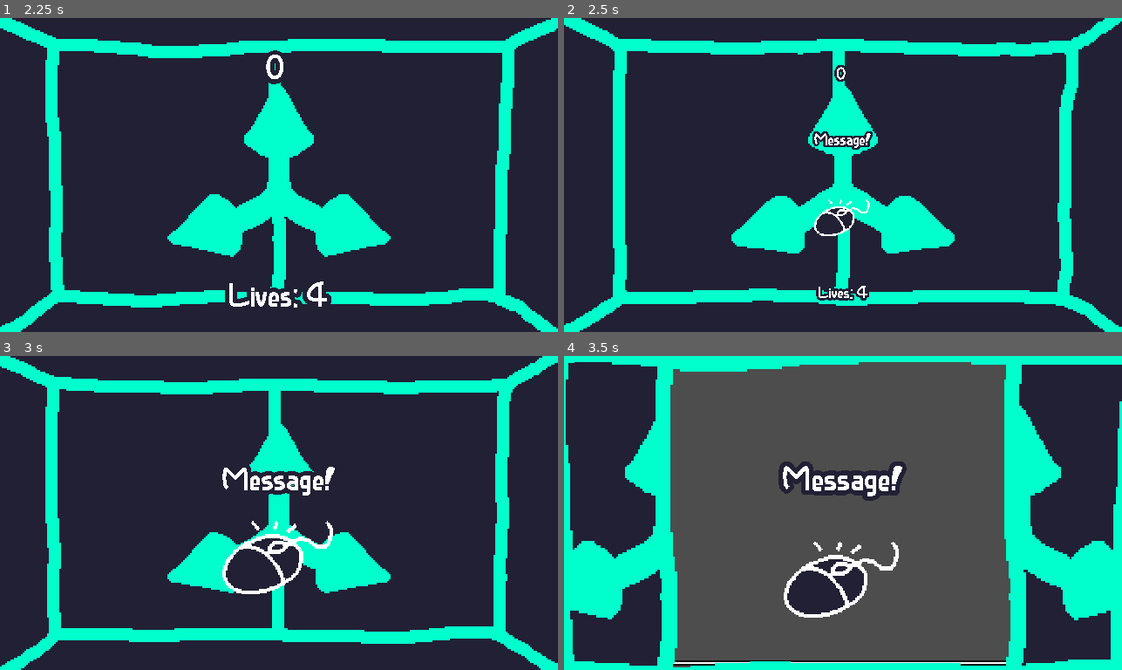
Above: before the commit, frames 1-4 (two rows, left to right).
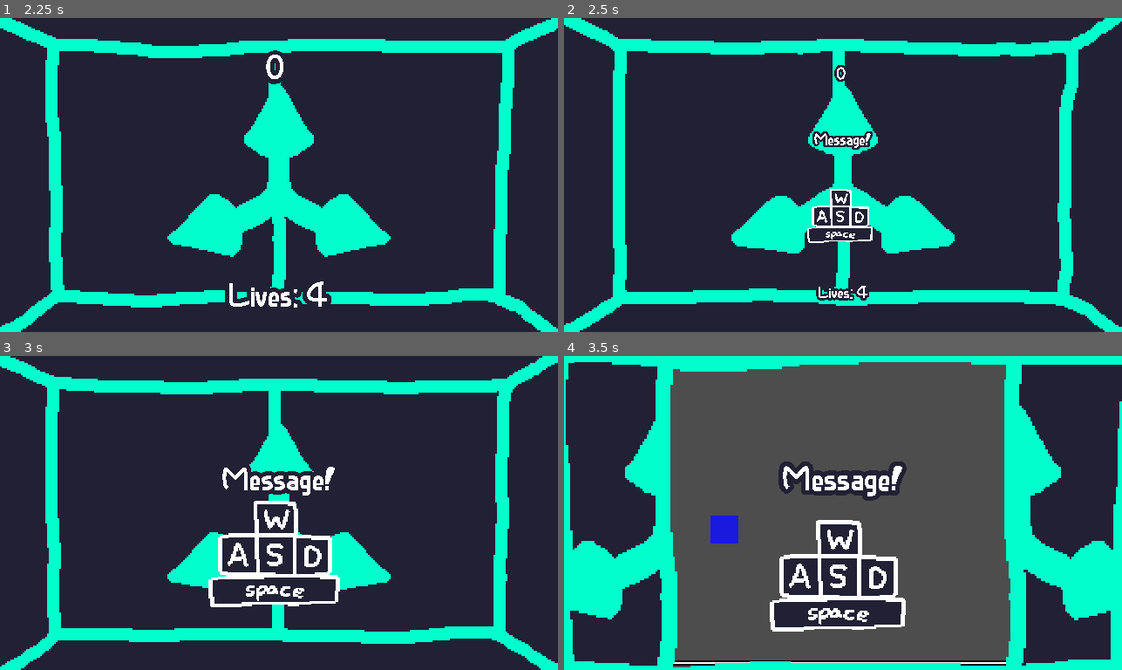
Above: after the commit, the same moments.

Repository: MuizHamzat/MicroGame
Game: Godot game, scene res://scenes/main/main.tscn
The game is run twice, just before and just after one commit, with the same random seed, the same clock (stepped at 60 frames per second) and the same inputs. Sound files missing from this copy of the repository are replaced by a short silence.
Inputs (mouse positions are in pixels of both pictures, inside the frame that each line leads up to):
- Up to frame 1 (2.25 s): click "Start" at 0.5 s; move the mouse to (401, 159) at 1.27 s; hold D (keyboard_right) 1.28-2.03 s; click (401, 159) at 1.42 s; move the mouse to (167, 190) at 2.02 s; hold S (keyboard_down) from 2.03 s (still down)
- Up to frame 2 (2.5 s): keep holding S (keyboard_down)
- Up to frame 3 (3 s): move the mouse to (334, 443) at 2.77 s; release S (keyboard_down) at 2.78 s; hold D (keyboard_right) from 2.78 s (still down)
- Up to frame 4 (3.5 s): keep holding D (keyboard_right)

Frame 1 is identical in both runs. In frame 2, 0.9% of the frame differs, in the area x 43-56%, y 54-72%; in frame 3, 3.5%; in frame 4, 5.4%, in the area x 26-62%, y 50-88%.

Commit message:
added player sprite and movement

Diff:
--- a/MacGDC Microgame Jam 2024 Template/microgames/RideOrDie/main.tscn
+++ b/MacGDC Microgame Jam 2024 Template/microgames/RideOrDie/main.tscn
@@ -1,12 +1,16 @@
-[gd_scene load_steps=3 format=3 uid="uid://xs30e7u5ifhw"]
+[gd_scene load_steps=4 format=3 uid="uid://xs30e7u5ifhw"]
 
 [ext_resource type="PackedScene" uid="uid://ddhoio73023ba" path="res://scenes/main/bomb_timer/bomb_timer.tscn" id="1_4h2vg"]
 [ext_resource type="Script" path="res://microgames/RideOrDie/main.gd" id="1_lidmc"]
+[ext_resource type="PackedScene" uid="uid://vsvncq4uj16l" path="res://microgames/RideOrDie/player.tscn" id="3_o8gma"]
 
 [node name="Main" type="Node2D" node_paths=PackedStringArray("bomb_timer")]
 script = ExtResource("1_lidmc")
 game_length = 10
+control_type = 1
 bomb_timer = NodePath("BombTimer")
 
 [node name="BombTimer" parent="." instance=ExtResource("1_4h2vg")]
 position = Vector2(70, 351)
+
+[node name="Player" parent="." instance=ExtResource("3_o8gma")]
--- /dev/null
+++ b/MacGDC Microgame Jam 2024 Template/microgames/RideOrDie/player.gd
@@ -0,0 +1,30 @@
+extends CharacterBody2D
+
+var screen_size
+const SPEED = 300.0
+
+
+func _ready():
+	screen_size = get_viewport_rect().size
+
+func _physics_process(delta):
+	var velocity = Vector2.ZERO
+	if Input.is_action_pressed("keyboard_down"):
+		velocity.y += 1;
+	if Input.is_action_pressed("keyboard_up"):
+		velocity.y -= 1;
+	if Input.is_action_pressed("keyboard_left"):
+		velocity.x -= 1;
+	if Input.is_action_pressed("keyboard_right"):
+		velocity.x += 1;
+
+	# Normalizing the speed so diagonal isnt faster (can add animation after :))
+	if velocity.length() > 0:
+		velocity = velocity.normalized() * SPEED
+		#$AnimatedSprite2D.play()
+	#else:
+		#$AnimatedSprite2D.stop()
+
+	position += velocity * delta
+	position = position.clamp(Vector2.ZERO, screen_size)
+	move_and_slide()
--- a/MacGDC Microgame Jam 2024 Template/microgames/RideOrDie/player.tscn
+++ b/MacGDC Microgame Jam 2024 Template/microgames/RideOrDie/player.tscn
@@ -1,13 +1,29 @@
-[gd_scene load_steps=3 format=3 uid="uid://bv7qqj1ij8umf"]
+[gd_scene load_steps=5 format=3 uid="uid://vsvncq4uj16l"]
+
+[ext_resource type="Script" path="res://microgames/RideOrDie/player.gd" id="1_olcur"]
+[ext_resource type="Texture2D" uid="uid://ltkt73u65elj" path="res://microgames/RideOrDie/sprites/Player.png" id="2_oish5"]
+
+[sub_resource type="RectangleShape2D" id="RectangleShape2D_didm8"]
+size = Vector2(24, 24)
 
 [sub_resource type="SpriteFrames" id="SpriteFrames_hmefm"]
-
-[sub_resource type="RectangleShape2D" id="RectangleShape2D_didm8"]
+animations = [{
+"frames": [{
+"duration": 1.0,
+"texture": ExtResource("2_oish5")
+}],
+"loop": true,
+"name": &"default",
+"speed": 5.0
+}]
 
 [node name="Player" type="CharacterBody2D"]
+position = Vector2(134, 199)
+motion_mode = 1
+script = ExtResource("1_olcur")
+
+[node name="CollisionShape2D" type="CollisionShape2D" parent="."]
+shape = SubResource("RectangleShape2D_didm8")
 
 [node name="AnimatedSprite2D" type="AnimatedSprite2D" parent="."]
 sprite_frames = SubResource("SpriteFrames_hmefm")
-
-[node name="CollisionShape2D" type="CollisionShape2D" parent="."]
-shape = SubResource("RectangleShape2D_didm8")
